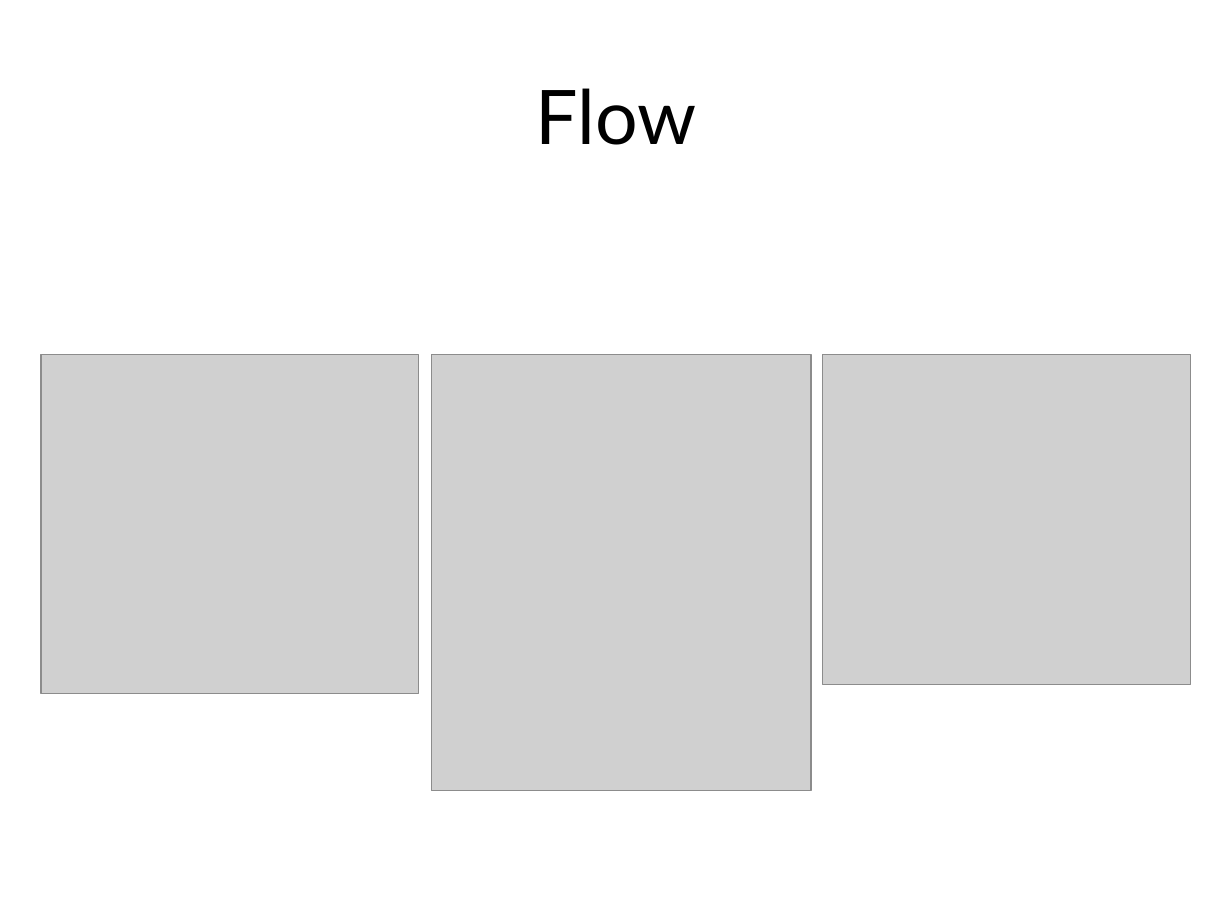
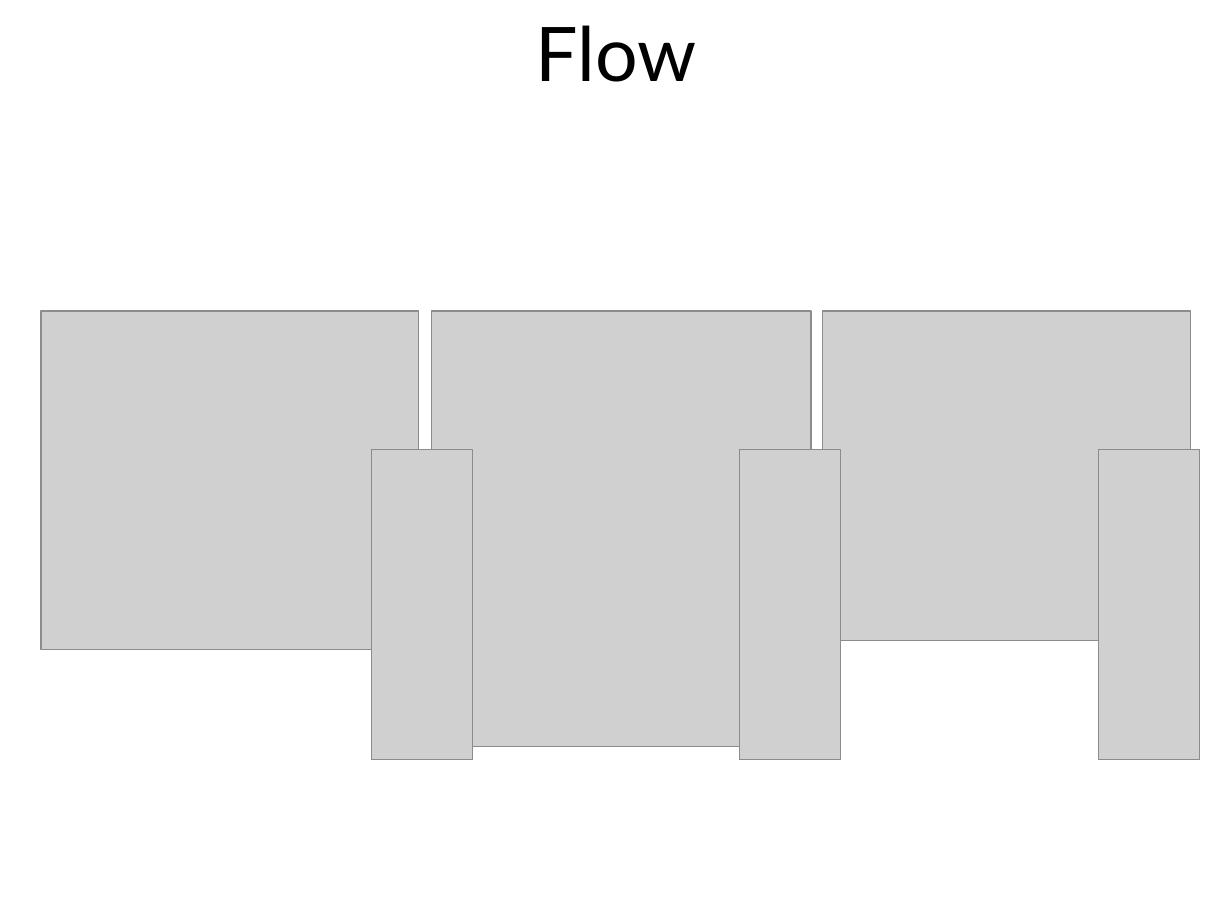
Before and after one commit to msuarz/portfolio, a slide deck: slide 19 of agile2011/presentation.pptx. Drawn at 1232x924 pixels with LibreOffice and Linux fonts; fonts in the diff are those of the drawing; grey boxes stand for pictures; background and template pictures are left out. Boxes give left, top, right and bottom in pixels: in the first picture for what was removed or moved away, otherwise in the second. Text is boxed around its words. In the diff, an @@ line names an element or a change of style, - is before the commit and + after.

```diff
--- a/agile2011/presentation.pptx
+++ b/agile2011/presentation.pptx
@@ title "Flow": place and size @@
-title "Flow" at (535,88,696,145)
+title "Flow" at (535,25,696,82)
@@ 3 pictures: place and size @@
-3 pictures at (41,355,1191,791)
+3 pictures at (41,312,1191,748)
@@ picture added at (372,450,473,760) @@
@@ picture added at (739,450,840,760) @@
@@ picture added at (1099,450,1200,760) @@
```
Also in this commit, not shown: 19 other slides changed, 4 slides added, 3 slides removed, 5 other files.
